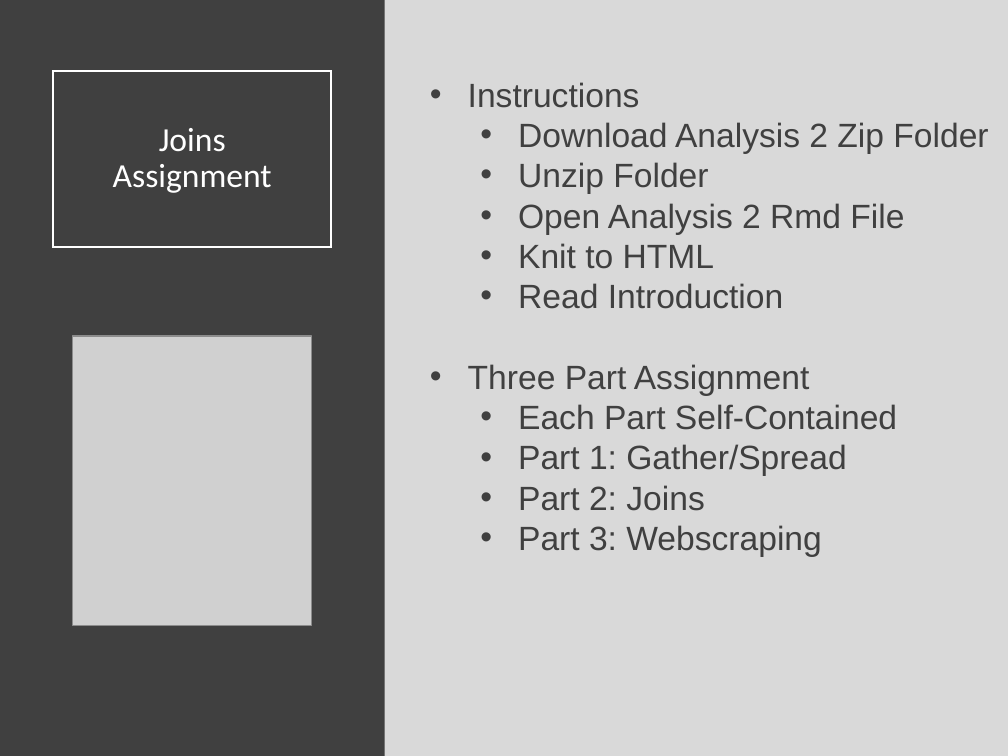
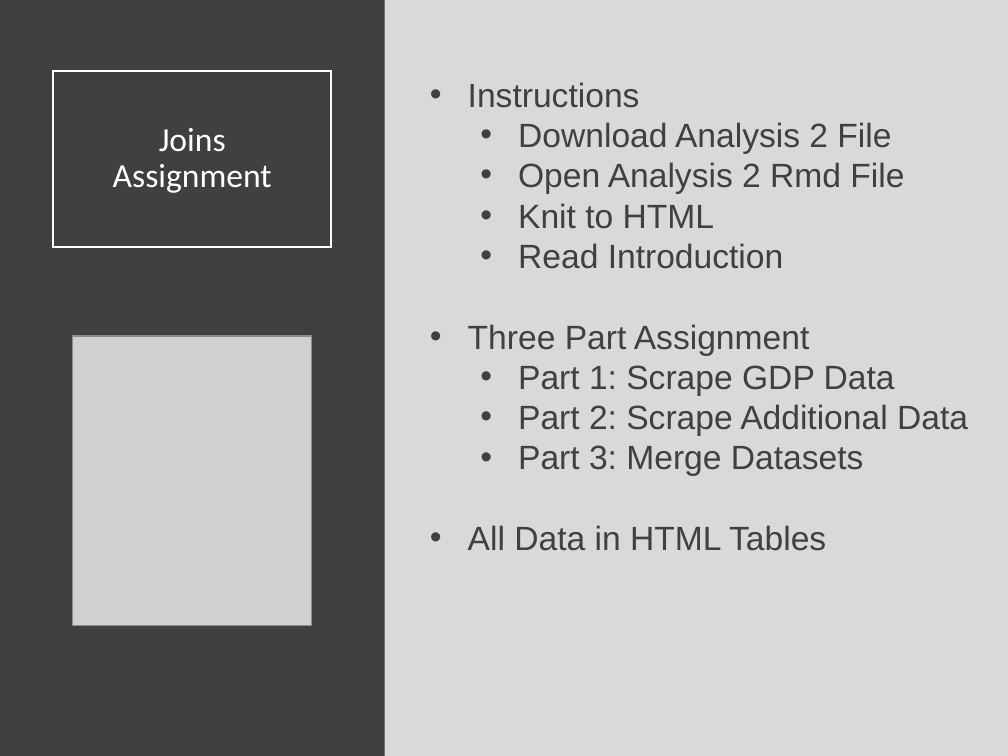
Before and after one commit to SuperMarioGiacomazzo/STOR320_WEBSITE, a slide deck: slide 5 of Lecture/Joins 2/Joins_2_Lecture.pptx (slide 2 before the commit). Drawn at 1008x756 pixels with LibreOffice and Linux fonts; fonts in the diff are those of the drawing; grey boxes stand for pictures. Boxes give left, top, right and bottom in pixels: in the first picture for what was removed or moved away, otherwise in the second. Text is boxed around its words. In the diff, an @@ line names an element or a change of style, - is before the commit and + after.

```diff
--- a/Lecture/Joins 2/Joins_2_Lecture.pptx
+++ b/Lecture/Joins 2/Joins_2_Lecture.pptx
@@ text at (518,122,891,154): text changed @@
-  • Download Analysis 2 Zip Folder
-  • Unzip Folder
+  • Download Analysis 2 File
@@ text at (468,365,968,551): text changed @@
-  • Each Part Self-Contained
-  • Part 1: Gather/Spread
-  • Part 2: Joins
-  • Part 3: Webscraping
+  • Part 1: Scrape GDP Data
+  • Part 2: Scrape Additional Data
+  • Part 3: Merge Datasets
+• All Data in HTML Tables
```
Also in this commit, not shown: 6 slides added, 3 slides removed, 3 other files.
